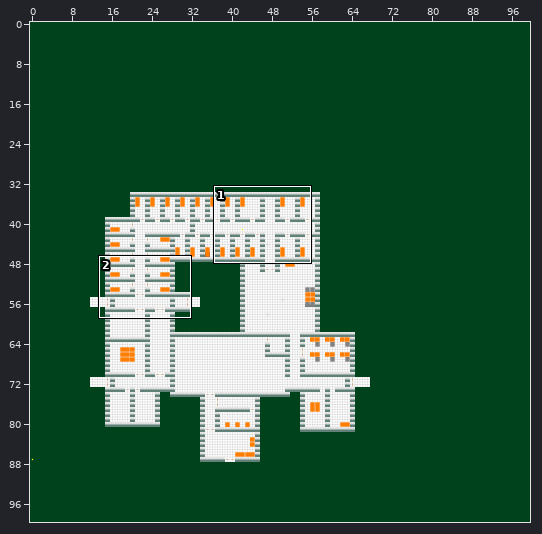
A Tiled map gets an edit: ALPHA TEX/world2beta2.tmx. The picture above shows the old version from afar; the outline marks the close-up.
Close-up. Before the edit:
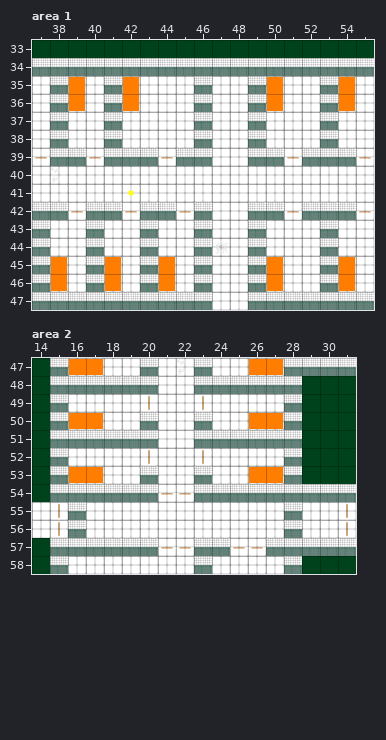
Cells are 64x64 px. Shown: area 1 x 37..55, y 33..47; area 2 x 14..31, y 47..58. The commit also changed other parts of the map, which this record leaves out.
The same view after the edit:
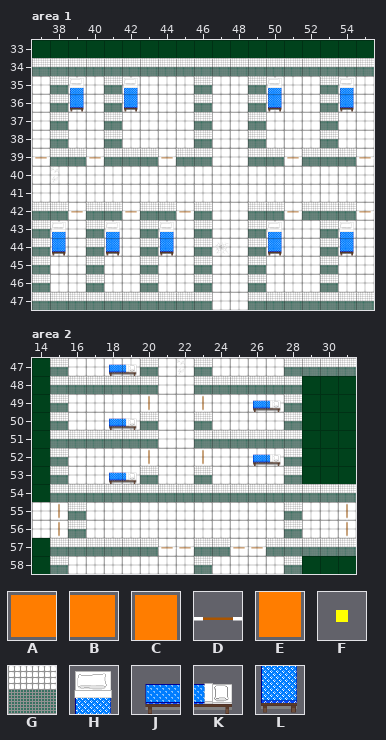
Key: from "alpha_sprite_sheet": A 2, B 3, C 4, D 10, E 12, F 16; from "floor_wall_sheet": G 5; from "furniture_sheet": H 0, J 1, K 2, L 4.
_ is an empty cell, . an unchanged one.
Difference:
--- layer "Statiska objekt", area 1
@@ x 39..54 @@
-35 C..C.......C...C
-36 E..E.......E...E
+35 H..H.......H...H
+36 L..L.......L...L
@@ x 38..54 @@
-43 _.._.._....._..._
-44 _.._.._....._..._
-45 C..C..C.....C...C
-46 E..E..E.....E...E
+43 H..H..H.....H...H
+44 L..L..L.....L...L
+45 _.._.._....._..._
+46 _.._.._....._..._
--- layer "notetiles", area 1
@@ x 42..42 @@
-41 F
+41 _
--- layer "väggar", area 2
@@ x 21..22 @@
-54 __
+54 GG
--- layer "Statiska objekt", area 2
@@ x 16..27 @@
-47 AB__......AB
+47 __JK......__
@@ x 16..27 @@
-49 ..........__
-50 AB__......AB
+49 ..........JK
+50 __JK......__
@@ x 16..27 @@
-52 ..........__
-53 AB__......AB
+52 ..........JK
+53 __JK......__
--- layer "Dörrar", area 2
@@ x 21..22 @@
-54 DD
+54 __
